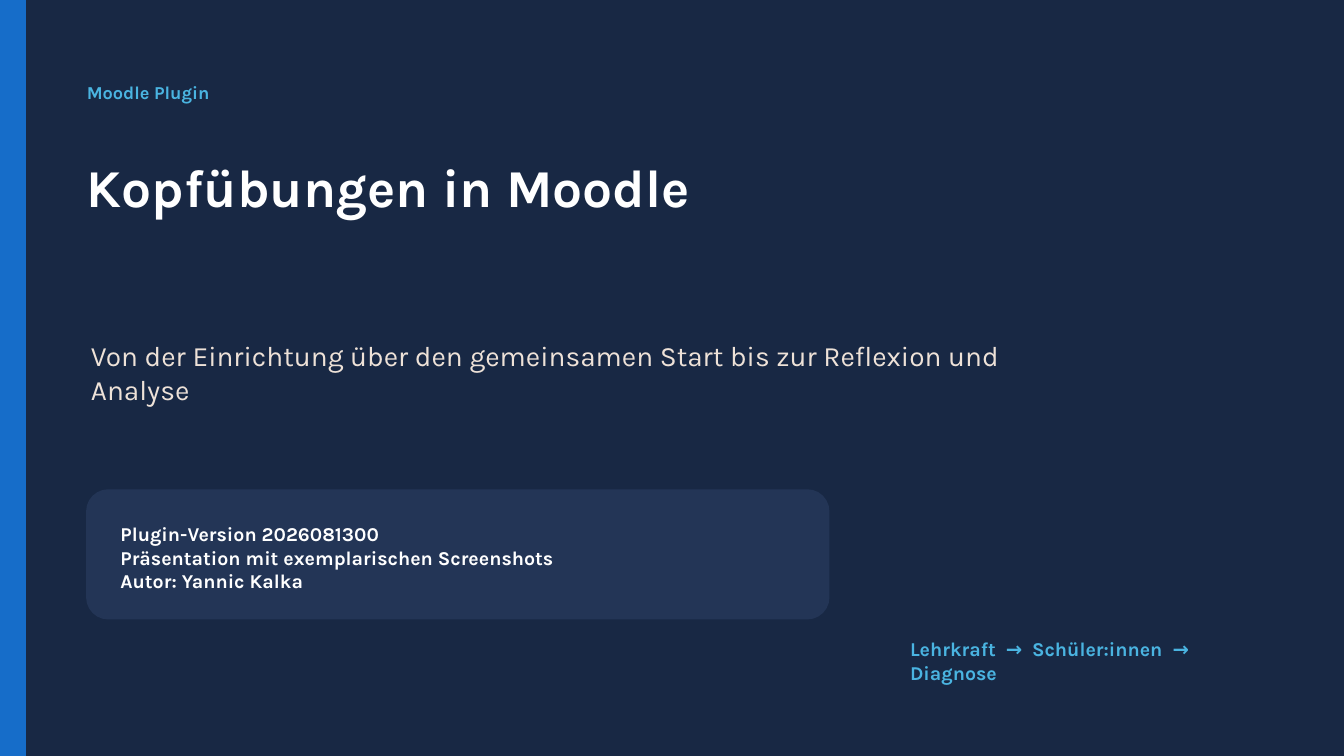
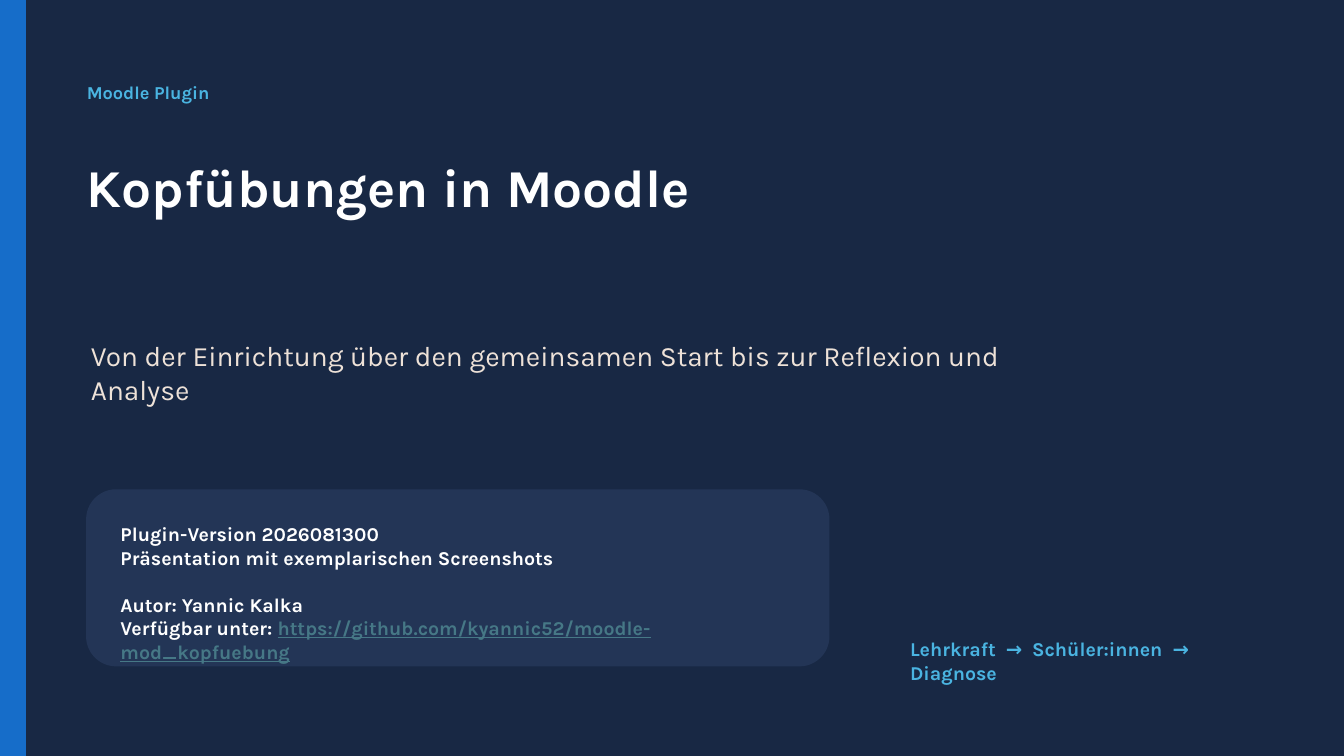
Before and after one commit to kyannic52/moodle-mod_kopfuebung, a slide deck: slide 1 of Kopfuebung_Plugin_Praesentation.pptx. Drawn at 1344x756 pixels with LibreOffice and Linux fonts; fonts in the diff are those of the drawing. Boxes give left, top, right and bottom in pixels: in the first picture for what was removed or moved away, otherwise in the second. Text is boxed around its words. In the diff, an @@ line names an element or a change of style, - is before the commit and + after.

Commit message:
Add missing link to repo

```diff
--- a/Kopfuebung_Plugin_Praesentation.pptx
+++ b/Kopfuebung_Plugin_Praesentation.pptx
@@ rounded rectangle: place and size @@
-rounded rectangle at (87,490,829,619)
+rounded rectangle at (87,490,829,665)
@@ text at (120,621,651,664): paragraph added @@
+Verfügbar unter: https://github.com/kyannic52/moodle-mod_kopfuebung
```
